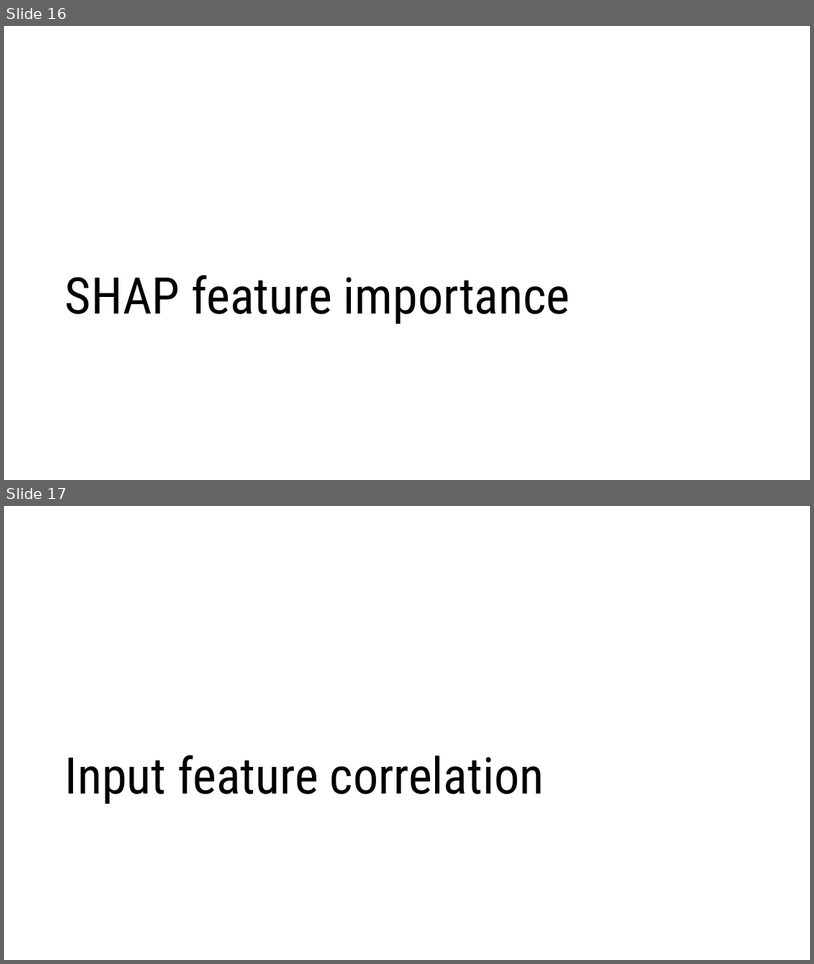
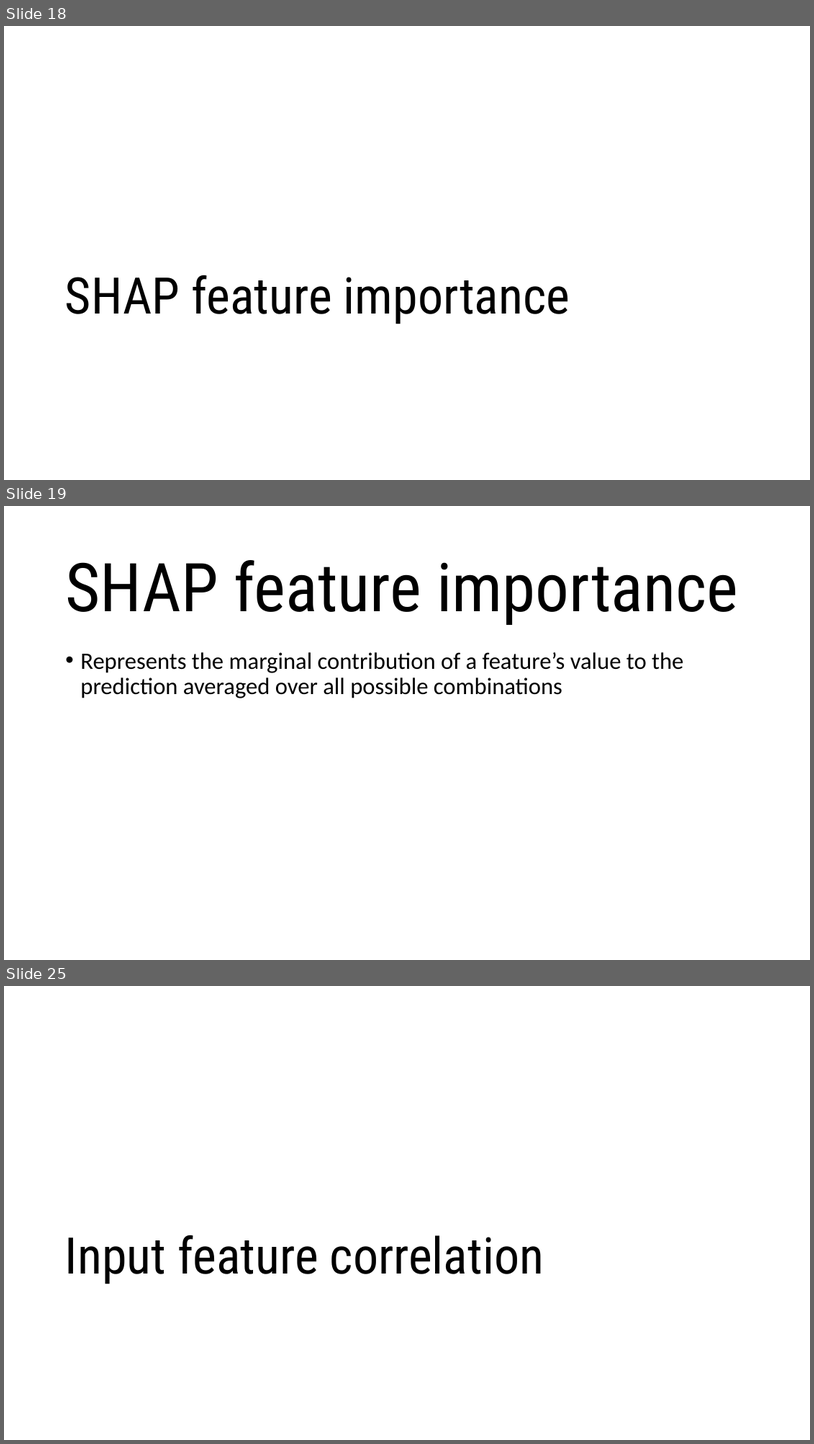
Before and after one commit to oriol-pomarol/codegeo_workshops, a slide deck: 2_feature_importance/feature_importance.pptx. Shown one above the other, each under a label of ours: slides 16 and 17 before the commit, slides 18, 19 and 25 after it; the slides between them are not shown. The pictures are 814x964 and 814x1444 pixels, drawn with LibreOffice and Linux fonts; fonts in the diff are those of the drawing; background and template pictures are left out. Boxes give left, top, right and bottom in pixels: in the first picture for what was removed or moved away, otherwise in the second. Text is boxed around its words. In the diff, an @@ line names an element or a change of style, - is before the commit and + after.

Commit message:
updated presentation for SHAP

```diff
--- a/2_feature_importance/feature_importance.pptx
+++ b/2_feature_importance/feature_importance.pptx
@@ slide 19 added at box(4, 506, 810, 960), background picture (left out) @@
@@ title added at box(65, 560, 738, 625), 80 pt, text #000000 @@
+SHAP feature importance
@@ text added at box(80, 652, 684, 698), 28 pt, text #000000 @@
+• Represents the marginal contribution of a feature’s value to the prediction averaged over all possible combinations
@@ what was slide 16 is now slide 18 @@
@@ what was slide 17 is now slide 25 @@
```
Also in this commit, not shown: 2 slides changed, 7 other slides added, 1 other file.
